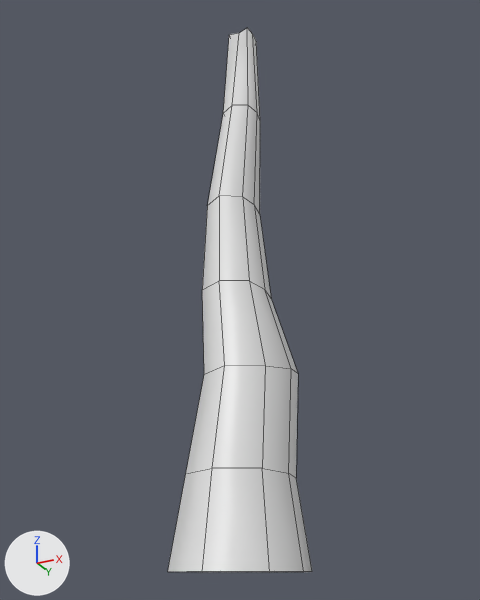
One commit to the Blender file Art/centralRoot.blend: the scene before it, then after it.
Both versions are drawn from a 50 mm lens placed at (5.92, -11.95, 0.06), pointed at (-0.21, 0.31, 5.57). The lights are fixed; the arrows at lower left show +X, +Y and +Z. Mesh edges are drawn as thin lines.
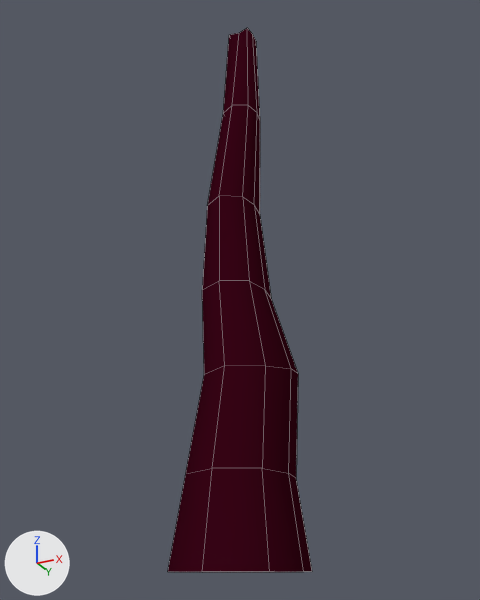
The change, as a list of edits to the scene's bpy script:
```text
Add mat_root:
    mat_root = principled_material('root')
    mat_root.base_color = (0.042, 0.00156, 0.00864)  # dark red #3a0517
    mat_root.roughness = 0.502
    mat_root.specular_ior_level = 0.0
Change me_cube:
    used by ob_cube; location = (0.0, 0.0, 0.0)
    remove me_cube.from_pydata(...)  # 58 vertices, 56 faces; spans x -1.19..1.21, y -1.5..1.45, z 0.0..13.11
    add me_cube.from_pydata(...)  # 57 vertices, 52 faces; spans x -1.19..1.21, y -1.5..1.45, z 0.0..13.11
    me_cube part 1: 52 faces spanning x -1.19..1.21, y -1.5..1.45, z 0.0..13.11 switch from mat_material (white #e7e7e7) to mat_root (dark red #3a0517)
```

Boxes [x1, y1, x2, y2] around the edits, measured in the pictures (480 x 600 px):
part 1 of me_cube, recoloured (white to red): [168, 28, 312, 572] in both
